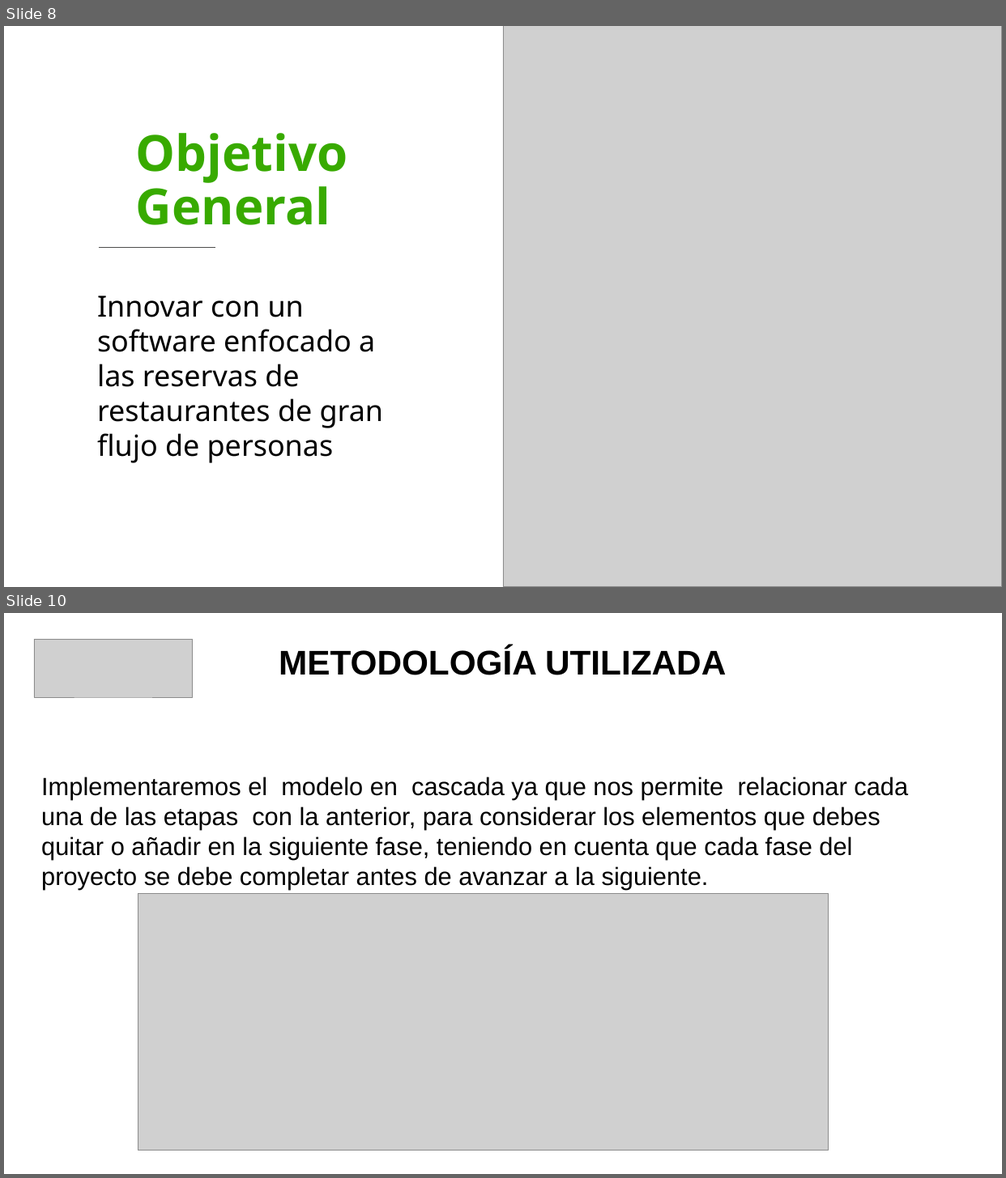
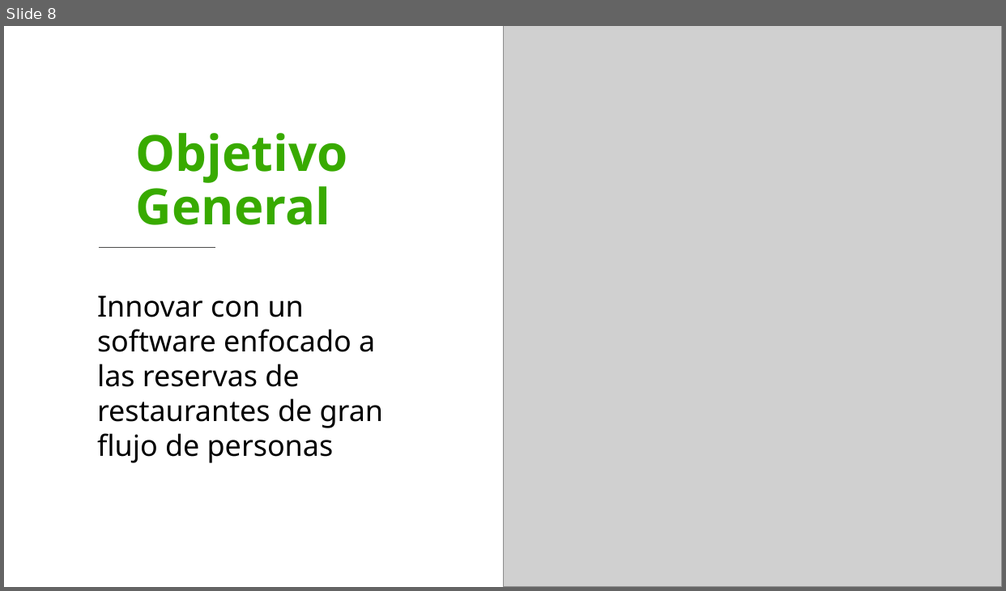
Before and after one commit to SebastianPacheco05/Reservify, a slide deck: docs/docs/files/GC-F-004FormatoPlantillaPresentacionPowerPointInteractiva.pptx. Shown one above the other, each under a label of ours: slides 8 and 10 before the commit, slide 8 after it; the slides between them are not shown. The pictures are 1006x1178 and 1006x591 pixels, drawn with LibreOffice and Linux fonts; fonts in the diff are those of the drawing; grey boxes stand for pictures; background and template pictures are left out. Boxes give left, top, right and bottom in pixels: in the first picture for what was removed or moved away, otherwise in the second. Text is boxed around its words. In the diff, an @@ line names an element or a change of style, - is before the commit and + after.

```diff
--- a/docs/docs/files/GC-F-004FormatoPlantillaPresentacionPowerPointInteractiva.pptx
+++ b/docs/docs/files/GC-F-004FormatoPlantillaPresentacionPowerPointInteractiva.pptx
@@ slide 10 removed at box(4, 613, 1002, 1174), background picture (left out) @@
@@ picture removed at box(34, 639, 193, 697) @@
@@ text removed at box(279, 647, 726, 675) @@
-METODOLOGÍA UTILIZADA
@@ text removed at box(41, 777, 908, 889) @@
-Implementaremos el modelo en cascada ya que nos permite relacionar cada una de las etapas con la anterior, para considerar los elementos que debes quitar o añadir en la siguiente fase, teniendo en cuenta que cada fase del proyecto se debe completar antes de avanzar a la siguiente.
@@ picture removed at box(138, 894, 829, 1151) @@
```
Also in this commit, not shown: 15 slides changed, 3 slides added, 7 other slides removed, 1 other file.
